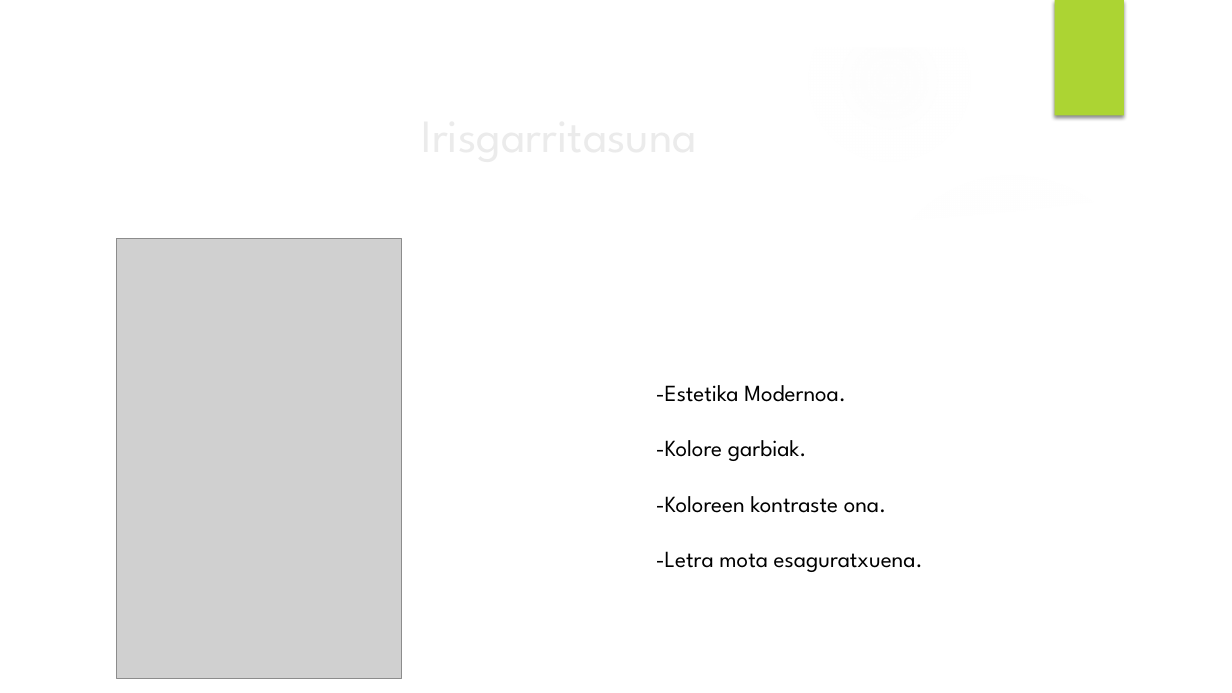
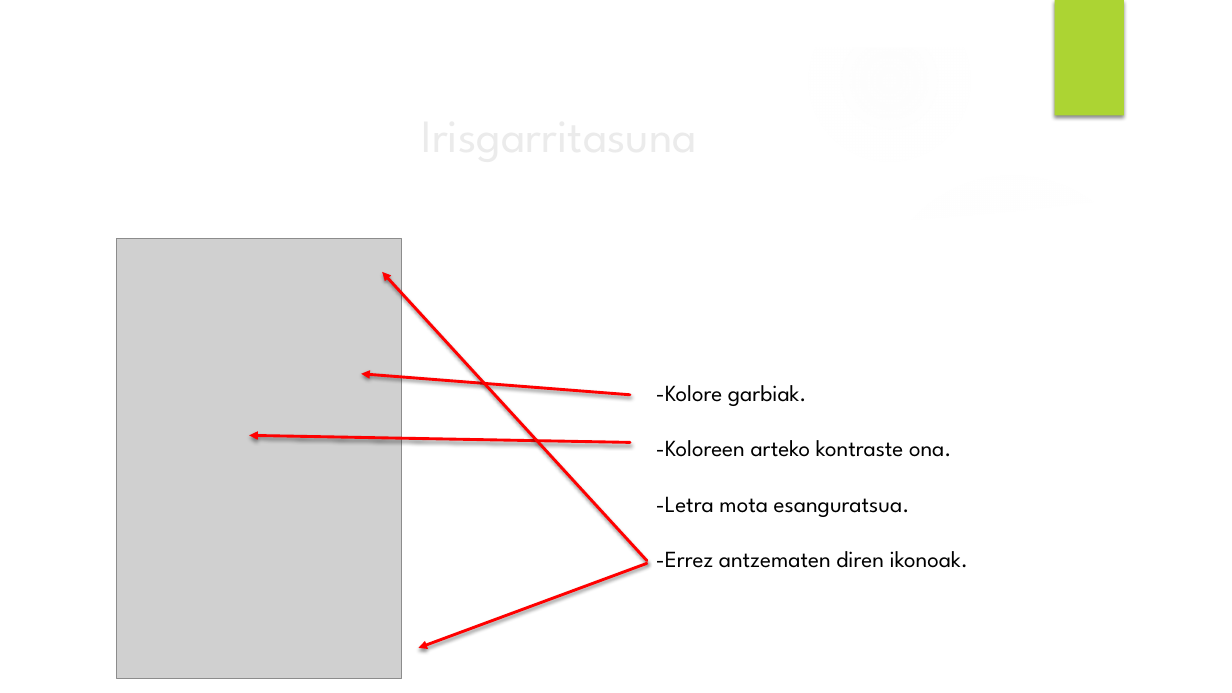
Before and after one commit to Iza666/EguneanBehin, a slide deck: slide 16 of Brain Pain powerpoint.pptx. Drawn at 1232x693 pixels with LibreOffice and Linux fonts; fonts in the diff are those of the drawing; grey boxes stand for pictures; background and template pictures are left out. Boxes give left, top, right and bottom in pixels: in the first picture for what was removed or moved away, otherwise in the second. Text is boxed around its words. In the diff, an @@ line names an element or a change of style, - is before the commit and + after.

```diff
--- a/Brain Pain powerpoint.pptx
+++ b/Brain Pain powerpoint.pptx
@@ arrow added from (647, 561) to (383, 272), #FF0000 2.25 pt @@
@@ arrow added from (630, 395) to (361, 374), #FF0000 2.25 pt @@
@@ text at bbox=[656, 385, 846, 402]: paragraph removed @@
--Estetika Modernoa.
@@ arrow added from (630, 443) to (250, 435), #FF0000 2.25 pt @@
@@ text at bbox=[656, 440, 968, 568]: text changed @@
--Koloreen kontraste ona.
--Letra mota esaguratxuena.
+-Koloreen arteko kontraste ona.
+-Letra mota esanguratsua.
+-Errez antzematen diren ikonoak.
@@ arrow added from (647, 564) to (419, 648), #FF0000 2.25 pt @@
```
Also in this commit, not shown: 9 other slides changed, 2 slides added, 1 slide removed, 1 other file.
